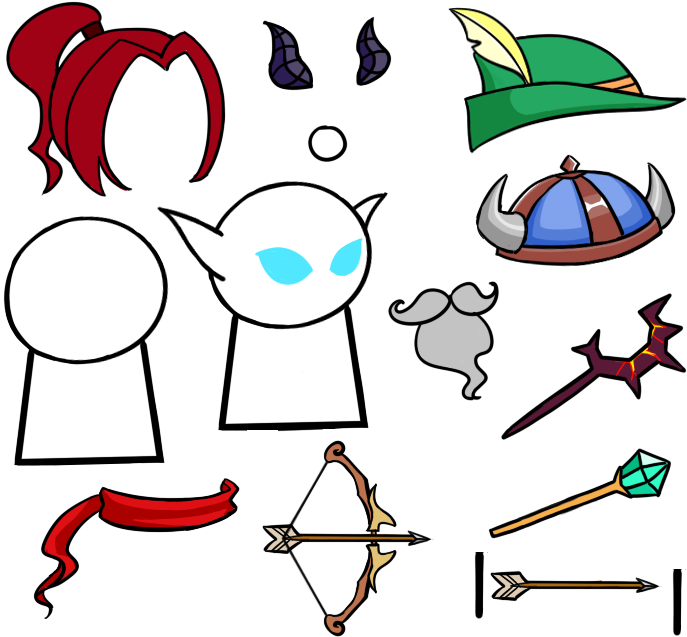
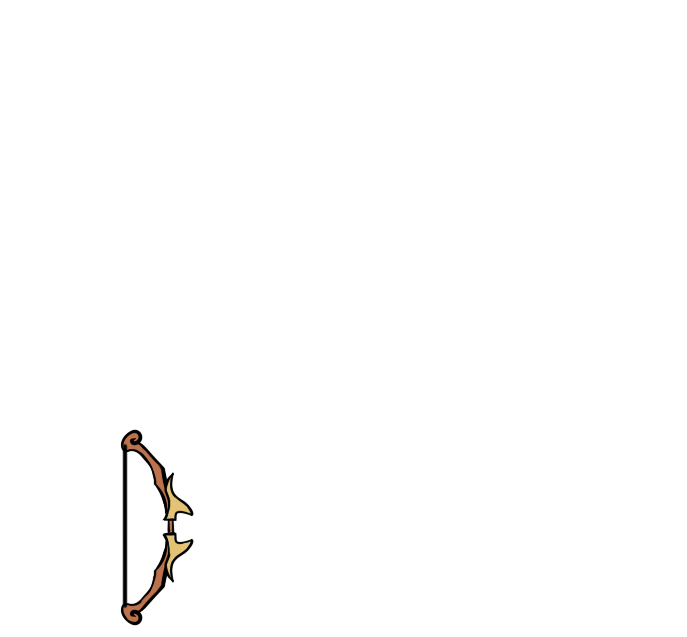
Two versions of the same layered image (687 x 637). Layer-by-layer changes:
hid "图层 13" over [307, 125, 348, 162]
hid "图层 10" over [388, 281, 499, 401]
hid "图层 8" over [262, 16, 392, 91]
hid "图层 12" over [6, 1, 226, 197]
hid "图层 17" over [488, 448, 672, 539]
hid "图层 23 拷贝" over [262, 440, 434, 637]
hid "图层 23" over [490, 570, 662, 601]
showed "图层 22", painted on it over [120, 429, 194, 626]
hid "图层 21" over [33, 475, 240, 619]
hid "图层 24" over [448, 7, 687, 154]
hid "图层 19" over [475, 154, 676, 267]
hid "图层 18" over [501, 293, 687, 440]
hid "图层 8 拷贝" over [474, 552, 489, 619]
hid "图层 15" over [672, 569, 687, 636]
hid "图层 14" over [157, 181, 388, 432]
hid "图层 1" over [3, 216, 169, 466]
